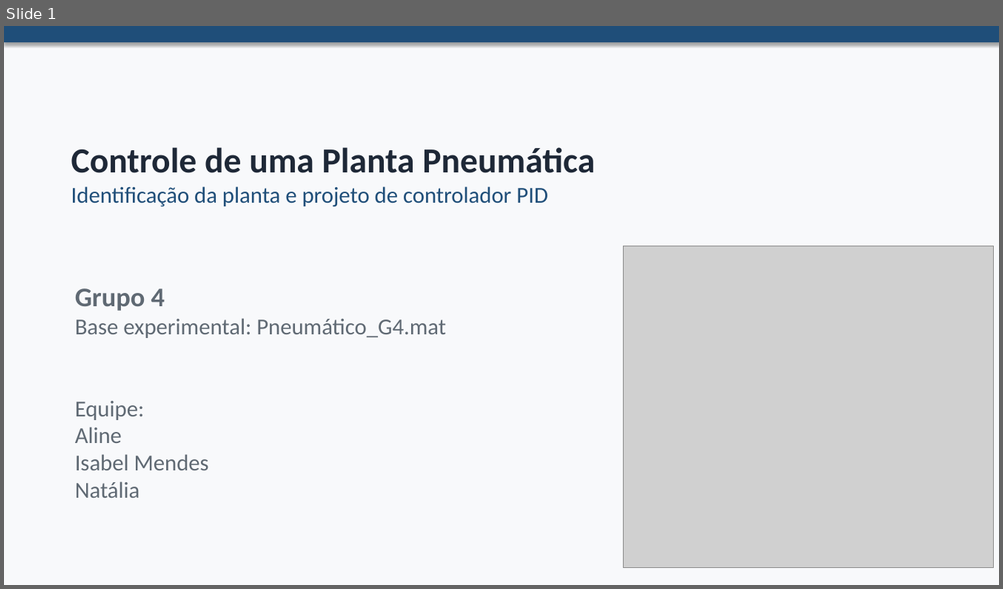
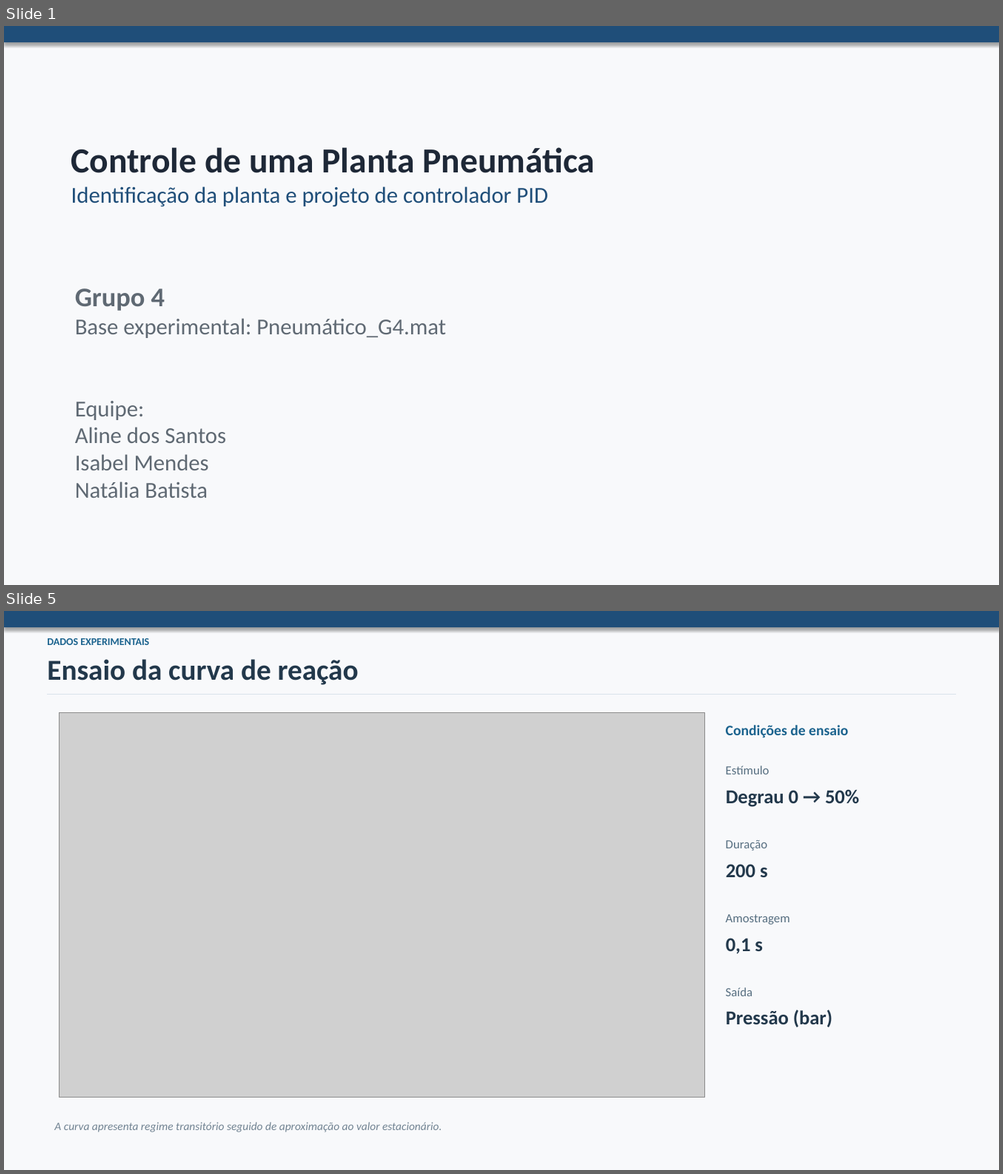
Before and after one commit to natalia-batista/Projeto-C13-, a slide deck: Grupo4_Pneumática.pptx. Shown one above the other, each under a label of ours: slide 1 before the commit, slides 1 and 5 after it; the slides between them are not shown. The pictures are 1003x589 and 1003x1174 pixels, drawn with LibreOffice and Linux fonts; fonts in the diff are those of the drawing; grey boxes stand for pictures. Boxes give left, top, right and bottom in pixels: in the first picture for what was removed or moved away, otherwise in the second. Text is boxed around its words. In the diff, an @@ line names an element or a change of style, - is before the commit and + after.

```diff
--- a/Grupo4_Pneumática.pptx
+++ b/Grupo4_Pneumática.pptx
@@ slide 5 added at (x1=4, y1=611, x2=999, y2=1170), background #F8F9FB @@
@@ rectangle added at (x1=4, y1=611, x2=999, y2=627), fill #1F4E79 @@
@@ text added at (x1=47, y1=638, x2=149, y2=645), 10 pt, text #1B638E, bold @@
+DADOS EXPERIMENTAIS
@@ text added at (x1=47, y1=659, x2=358, y2=685), 28 pt, text #22384B, bold @@
+Ensaio da curva de reação
@@ line added from (47, 694) to (956, 694), #D9E3EA 1 pt @@
@@ picture added at (x1=60, y1=712, x2=705, y2=1097) @@
@@ text added at (x1=726, y1=725, x2=848, y2=738), 14 pt, text #1B638E, bold @@
+Condições de ensaio
@@ text added at (x1=726, y1=766, x2=769, y2=775), 12 pt, text #566E80 @@
+Estímulo
@@ text added at (x1=726, y1=789, x2=859, y2=807), 19 pt, text #22384B, bold @@
+Degrau 0 → 50%
@@ text added at (x1=726, y1=840, x2=767, y2=851), 12 pt, text #566E80 @@
+Duração
@@ text added at (x1=726, y1=864, x2=768, y2=877), 19 pt, text #22384B, bold @@
+200 s
@@ text added at (x1=726, y1=914, x2=790, y2=925), 12 pt, text #566E80 @@
+Amostragem
@@ text added at (x1=726, y1=938, x2=762, y2=954), 19 pt, text #22384B, bold @@
+0,1 s
@@ text added at (x1=726, y1=988, x2=752, y2=997), 12 pt, text #566E80 @@
+Saída
@@ text added at (x1=726, y1=1010, x2=832, y2=1028), 19 pt, text #22384B, bold @@
+Pressão (bar)
@@ text added at (x1=54, y1=1122, x2=441, y2=1133), 11 pt, text #718392, italic @@
+A curva apresenta regime transitório seguido de aproximação ao valor estacionário.
@@ slide 1 changed as well @@
@@ picture removed at (x1=623, y1=246, x2=993, y2=568) @@
@@ text at (x1=75, y1=427, x2=226, y2=443): text changed @@
-Aline
+Aline dos Santos
@@ text at (x1=75, y1=482, x2=208, y2=498): text changed @@
-Natália
+Natália Batista
```
Also in this commit, not shown: 22 other slides added, 10 slides removed.
